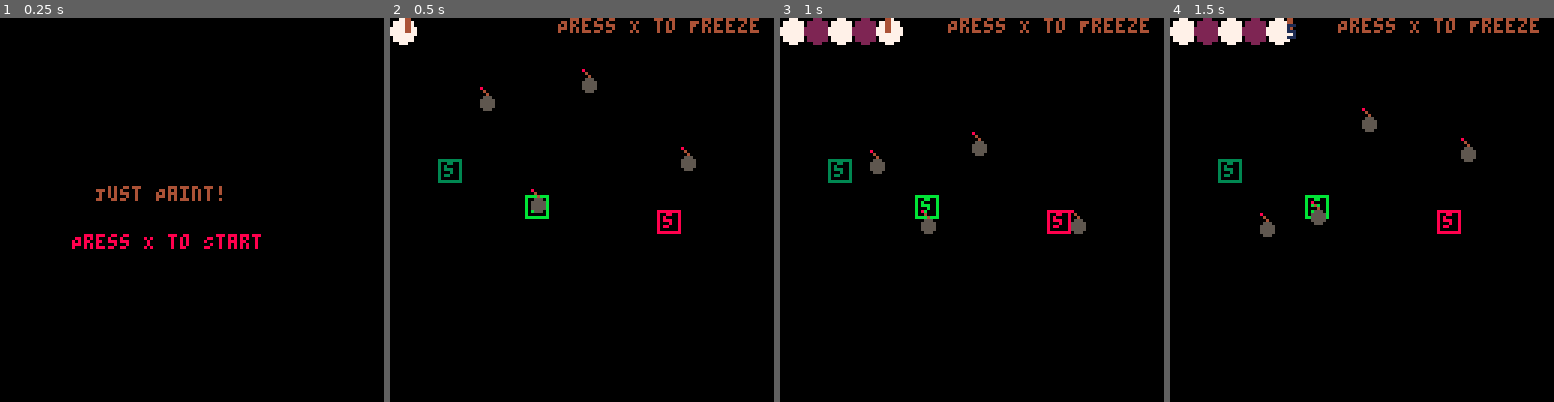
Above: before the commit, frames 1-4 (left to right).
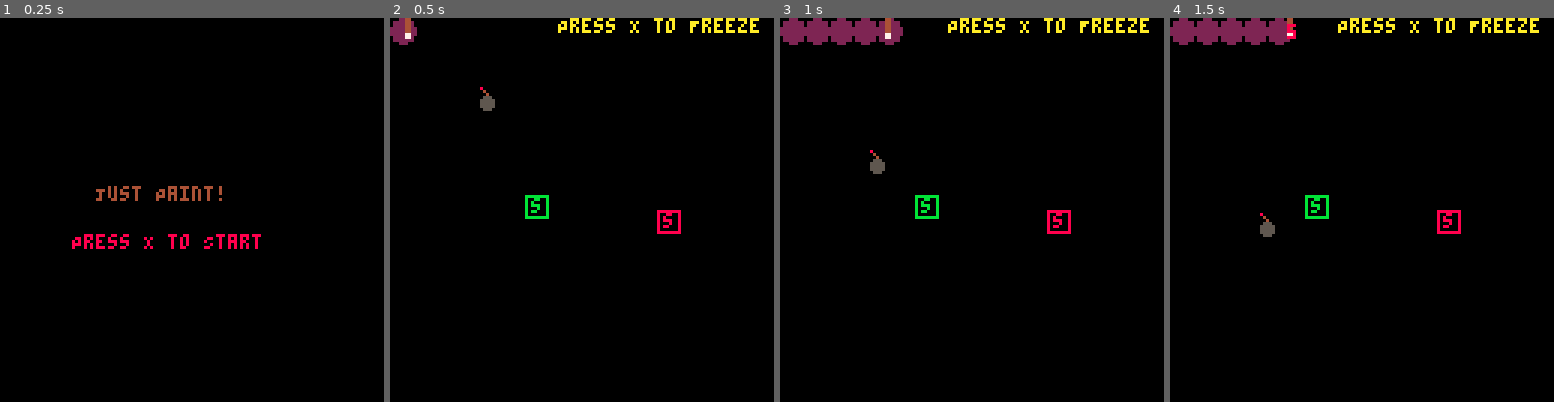
Above: after the commit, the same moments.

Repository: franklant/COMP440_Assignment_3_Repo
Game: PICO-8 cartridge pico_puzzle_game_wip.p8
The game is run twice, just before and just after one commit, with the same random seed, the same clock (stepped at 60 frames per second) and the same inputs.
Inputs:
- Up to frame 1 (0.25 s): no input
- Up to frame 2 (0.5 s): tap X (X key) at 0.33 s
- Up to frame 3 (1 s): no input
- Up to frame 4 (1.5 s): tap X (X key) at 1.07 s

Frame 1 is identical in both runs. In frame 2, 1.7% of the frame differs, in the area x 0-97%, y 0-51%; in frame 3, 2.4%; in frame 4, 2.5%, in the area x 0-97%, y 0-54%.

Commit message:
update win state, map selection

Diff:
--- a/pico_puzzle_game_wip.p8
+++ b/pico_puzzle_game_wip.p8
@@ -3,7 +3,8 @@
 __lua__
 game_states = {
     menu = 1,
-    game = 2
+    game = 2,
+    win = 3
 }
 
 -- current state of the game
@@ -47,7 +48,6 @@
 end
 
 function draw_menu_state()
-    local offset = 12
     -- title
     print(
         title_text.text,
@@ -73,11 +73,11 @@
 
     -- bombs
     bombs = {}
-    bomb_count = 4
+    bomb_count = 1
 
     -- switches
     switches = {}
-    switch_count = 3
+    switch_count = 2
 
     init_switches()
     init_bombs()
@@ -102,6 +102,14 @@
             _init() -- re-init menu
         end
     end
+
+    -- check win condition
+    if player.cells_painted >= 264 then
+        state = game_states.win
+        angle = 0
+        countdown_duration = 0
+        _init() -- reinitialize the game
+    end
 end
 
 function draw_game_state()
@@ -122,6 +130,61 @@
         "Press X to Freeze",
         5,
         56, 0
+    )
+end
+
+-- win state
+function init_win_state()
+    local offset = 32
+    win_text = {
+        text = "Congratulations! True art!",
+        x = 47 - offset,
+        y = 64,
+        c = 10
+    }
+
+    retry_text = {
+        text = "Press X to paint again",
+        x = 56 - offset,
+        y = 72,
+        c = 8
+    }
+
+
+end
+
+angle = 0
+function update_win_state()
+    -- make text floaty
+    angle += 0.01
+
+    win_text.y += sin(angle)
+
+    if angle >= 1 then
+        angle = 0
+    end
+
+    if btnp(5) then -- x button pressed
+        state = game_states.game
+        angle = 0
+        countdown_duration = 0
+        _init() -- reinitialize the game
+    end
+end
+
+function draw_win_state()
+    -- win
+    print(
+        win_text.text,
+        win_text.x, win_text.y,
+        win_text.c
+    )
+
+    -- retry
+    print(
+        retry_text.text,
+        retry_text.x, retry_text.y,
+        retry_text.c
     )
 end
 
@@ -140,7 +203,7 @@
         is_reversing = false,
         is_freezing = false,
         row = 0,
-        col = 0,
+        cells_painted = 0,
 
         walk = function(self)
             -- walk state
@@ -170,7 +233,7 @@
                 if row >= 0 and row <= 15 and col >= 0 and col <= 15 then
                     mp[row + 1][col + 1] = complete_mp[row + 1][col + 1]
                 end
-                self.col += 1
+                self.cells_painted += 1
             end
         end,
 
@@ -179,7 +242,7 @@
             self.y += self.speed
 
             if self.y >= self.row * 8 then
-                self.col = 0
+                -- self.col = 0
                 self.is_shifting = false
                 self.is_reversing = true
             end
@@ -253,10 +316,10 @@
     --     player.y + player.size,
     --     7
     -- )
-    spr(0, player.x, player.y, 1, 1, false, true)
+    spr(0, player.x, player.y + 0.5, 1, 1, false, true)
 
     if countdown_duration > 0 then
-        print(flr(countdown_duration / 60) + 1, player.x + 3, player.y + 2, 1)
+        print(flr(countdown_duration / 60) + 1, player.x + 3, player.y + 2, 8)
     end
 end
 
@@ -270,7 +333,7 @@
 
     i += 1
     if i <= t * 60 then
-        print(text, x, y, 4)
+        print(text, x, y, 10)
     end
 end
 
@@ -311,7 +374,7 @@
 		bomb.y_end = bomb.y_start + 30 + rnd(40)
 		bomb.x = potential_bomb_x
 		bomb.y = bomb.y_start
-		bomb.speed = 0.5 + rnd(1)
+		bomb.speed = 0.5 + rnd(0.5)
 		bomb.dir = (rnd(2) < 1) and -1 or 1
 
 		add(bombs, bomb)
@@ -421,7 +484,7 @@
 
     -- the completed map when the player fully crosses the screen
     -- each value corresponds to the color it will show
-    complete_mp = {
+    test_mp = {
         {7, 2, 7, 2, 7, 2, 7, 2, 2, 2, 7, 2, 2, 1, 1, 1},
         {7, 2, 7, 2, 7, 2, 7, 2, 2, 2, 7, 2, 2, 1, 1, 1},
         {7, 2, 7, 2, 7, 2, 7, 2, 2, 2, 7, 2, 2, 1, 1, 1},
@@ -439,6 +502,81 @@
         {7, 2, 7, 2, 7, 2, 7, 2, 2, 2, 7, 2, 2, 1, 1, 1},
         {7, 2, 7, 2, 7, 2, 7, 2, 2, 2, 7, 2, 2, 1, 1, 1}
     }
+    smile_face_mp = {
+        {1, 1, 1, 1, 1, 1, 1, 1, 1, 1, 1, 1, 1, 1, 1, 1},
+        {1, 1, 1, 1, 1, 1, 1, 1, 1, 1, 1, 1, 1, 1, 1, 1},
+        {1, 1, 1, 1, 1, 10, 10, 10, 10, 10, 10, 1, 1, 1, 1, 1},
+        {1, 1, 1, 1, 10, 10, 10, 10, 10, 10, 10, 10, 1, 1, 1, 1},
+        {1, 1, 1, 10, 10, 10, 10, 10, 10, 10, 10, 10, 10, 1, 1, 1},
+        {1, 1, 10, 10, 10, 10, 10, 10, 10, 10, 10, 10, 10, 10, 1, 1},
+        {1, 1, 10, 10, 12, 12, 10, 10, 10, 12, 12, 10, 10, 10, 1, 1},
+        {1, 10, 10, 10, 12, 12, 10, 10, 10, 12, 12, 10, 10, 10, 10, 1},
+        {1, 10, 10, 10, 10, 10, 10, 10, 10, 10, 10, 10, 10, 10, 10, 1},
+        {1, 10, 10, 10, 10, 10, 10, 10, 10, 10, 10, 10, 10, 10, 10, 1},
+        {1, 10, 10, 10, 10, 10, 10, 10, 10, 10, 10, 10, 10, 10, 10, 1},
+        {1, 1, 10, 10, 10, 9, 9, 9, 9, 9, 9, 10, 10, 10, 1, 1},
+        {1, 1, 1, 10, 10, 10, 9, 9, 9, 9, 10, 10, 10, 1, 1, 1},
+        {1, 1, 1, 1, 10, 10, 10, 10, 10, 10, 10, 10, 1, 1, 1, 1},
+        {1, 1, 1, 1, 1, 10, 10, 10, 10, 10, 10, 1, 1, 1, 1, 1},
+        {1, 1, 1, 1, 1, 1, 1, 1, 1, 1, 1, 1, 1, 1, 1, 1}
+    }
+    apple_mp = {
+        {11, 11, 11, 11, 11, 11, 11, 11, 11, 11, 11, 11, 11, 11, 11, 11},
+        {11, 11, 11, 11, 11, 11, 11, 4, 4, 11, 11, 11, 11, 11, 11, 11},
+        {11, 11, 11, 11, 11, 11, 4, 4, 4, 11, 11, 11, 11, 11, 11, 11},
+        {11, 11, 11, 11, 11, 11, 8, 8, 8, 8, 11, 11, 11, 11, 11, 11},
+        {11, 11, 11, 11, 11, 8, 7, 8, 8, 8, 8, 11, 11, 11, 11, 11},
+        {11, 11, 11, 11, 8, 7, 8, 8, 8, 8, 8, 8, 11, 11, 11, 11},
+        {11, 11, 11, 11, 8, 7, 8, 8, 8, 8, 8, 8, 8, 11, 11, 11},
+        {11, 11, 11, 8, 8, 8, 8, 8, 8, 8, 8, 8, 8, 8, 11, 11},
+        {11, 11, 8, 8, 8, 8, 8, 8, 8, 8, 8, 8, 8, 8, 8, 11},
+        {11, 11, 8, 8, 8, 8, 8, 8, 8, 8, 8, 8, 8, 8, 8, 11},
+        {11, 8, 8, 8, 8, 8, 8, 8, 8, 8, 8, 8, 8, 8, 8, 11},
+        {11, 8, 8, 8, 8, 8, 8, 8, 8, 8, 8, 8, 8, 8, 8, 11},
+        {11, 8, 8, 8, 8, 8, 8, 8, 8, 8, 8, 8, 8, 8, 8, 11},
+        {11, 11, 8, 8, 8, 8, 8, 8, 8, 8, 8, 8, 8, 8, 11, 11},
+        {11, 11, 11, 8, 8, 8, 8, 8, 8, 8, 8, 8, 8, 11, 11, 11},
+        {11, 11, 11, 11, 11, 11, 11, 11, 11, 11, 11, 11, 11, 11, 11, 11}
+    }
+    flower_mp = {
+        {3, 3, 3, 3, 3, 3, 3, 3, 3, 3, 3, 3, 3, 3, 3, 3},
+        {3, 3, 3, 3, 3, 3, 3, 3, 3, 3, 3, 3, 3, 3, 3, 3},
+        {3, 3, 3, 3, 3, 10, 10, 10, 3, 3, 3, 3, 3, 3, 3, 3},
+        {3, 3, 3, 3, 10, 10, 10, 10, 10, 10, 3, 3, 3, 3, 3, 3},
+        {3, 3, 3, 10, 10, 10, 10, 10, 10, 10, 10, 3, 3, 3, 3, 3},
+        {3, 3, 3, 10, 10, 9, 9, 9, 10, 10, 10, 10, 3, 3, 3, 3},
+        {3, 3, 10, 10, 9, 9, 10, 9, 9, 9, 10, 10, 3, 3, 3, 3},
+        {3, 3, 10, 10, 9, 10, 9, 9, 10, 9, 10, 10, 3, 3, 3, 3},
+        {3, 3, 10, 10, 9, 9, 10, 9, 9, 9, 10, 10, 3, 3, 3, 3},
+        {3, 3, 3, 10, 10, 9, 9, 9, 10, 10, 10, 10, 3, 3, 3, 3},
+        {3, 3, 3, 3, 10, 10, 10, 10, 10, 10, 3, 3, 3, 3, 3, 3},
+        {3, 3, 3, 3, 3, 10, 10, 10, 3, 3, 3, 3, 3, 3, 3, 3},
+        {3, 3, 3, 3, 3, 3, 3, 11, 3, 3, 3, 3, 3, 3, 3, 3},
+        {3, 3, 3, 3, 3, 3, 3, 11, 3, 3, 3, 3, 3, 3, 3, 3},
+        {3, 3, 3, 3, 3, 3, 3, 11, 3, 3, 3, 3, 3, 3, 3, 3},
+        {3, 3, 3, 3, 3, 3, 3, 11, 3, 3, 3, 3, 3, 3, 3, 3}
+    }
+    sun_mp = {
+        {2, 2, 2, 2, 2, 2, 10, 10, 10, 2, 2, 2, 2, 2, 2, 2},
+        {2, 2, 2, 2, 2, 10, 9, 9, 9, 10, 2, 2, 2, 2, 2, 2},
+        {2, 2, 2, 2, 10, 9, 9, 9, 9, 9, 10, 2, 2, 2, 2, 2},
+        {2, 2, 2, 10, 9, 9, 10, 10, 9, 9, 9, 10, 2, 2, 2, 2},
+        {2, 2, 10, 9, 9, 10, 10, 10, 10, 9, 9, 9, 10, 2, 2, 2},
+        {2, 10, 9, 9, 10, 10, 10, 10, 10, 10, 10, 9, 9, 10, 2, 2},
+        {10, 9, 9, 10, 10, 10, 10, 10, 10, 10, 10, 10, 9, 9, 10, 2},
+        {10, 9, 10, 10, 10, 10, 10, 10, 10, 10, 10, 10, 10, 9, 9, 10},
+        {10, 9, 10, 10, 10, 10, 10, 10, 10, 10, 10, 10, 10, 9, 9, 10},
+        {2, 10, 9, 9, 10, 10, 10, 10, 10, 10, 10, 9, 9, 10, 2, 2},
+        {2, 2, 10, 9, 9, 10, 10, 10, 10, 9, 9, 9, 10, 2, 2, 2},
+        {2, 2, 2, 10, 9, 9, 10, 10, 9, 9, 9, 10, 2, 2, 2, 2},
+        {2, 2, 2, 2, 10, 9, 9, 9, 9, 9, 10, 2, 2, 2, 2, 2},
+        {2, 2, 2, 2, 2, 10, 9, 9, 9, 10, 2, 2, 2, 2, 2, 2},
+        {2, 2, 2, 2, 2, 2, 10, 10, 10, 2, 2, 2, 2, 2, 2, 2},
+        {2, 2, 2, 2, 2, 2, 2, 2, 2, 2, 2, 2, 2, 2, 2, 2}
+    }
+
+    -- randomize the map selection each game
+    complete_mp = rnd({test_mp, smile_face_mp, apple_mp, flower_mp, sun_mp})
 end
 
 function draw_map()
@@ -463,6 +601,8 @@
         init_menu_state()
     elseif state == game_states.game then
         init_game_state()
+    elseif state == game_states.win then
+        init_win_state()
     end
 end
 
@@ -472,6 +612,8 @@
         update_menu_state()
     elseif state == game_states.game then
         update_game_state()
+    elseif state == game_states.win then
+        update_win_state()
     end
 end
 
@@ -483,6 +625,8 @@
         draw_menu_state()
     elseif state == game_states.game then
         draw_game_state()
+    elseif state == game_states.win then
+        draw_win_state()
     end
 end
 __gfx__
